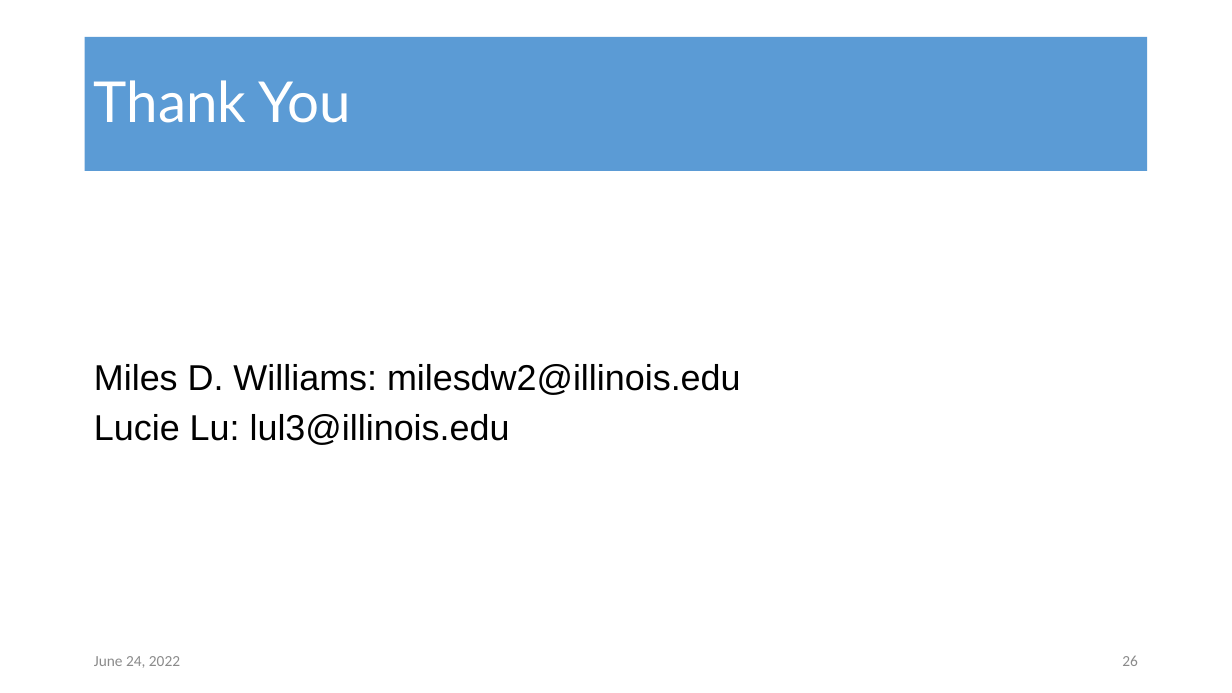
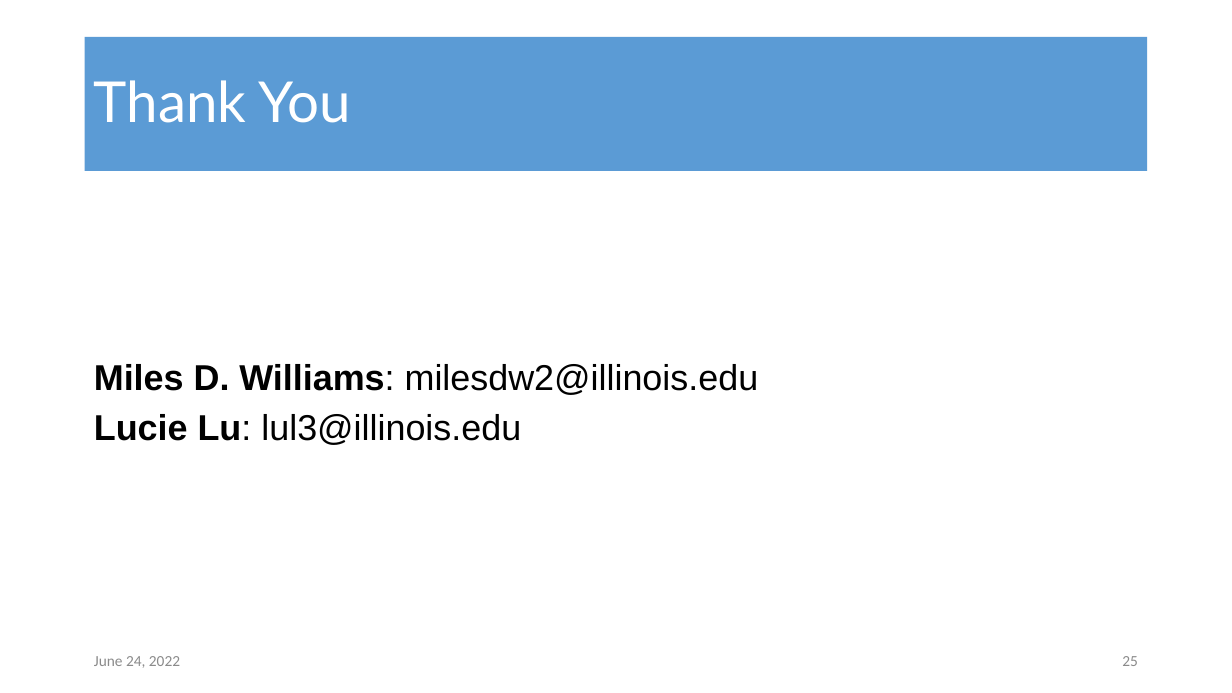
Before and after one commit to milesdwilliams15/chinese_media_and_foreign_aid, a slide deck: slide 25 of 05_Presentation/aiddata_presentation.pptx (slide 26 before the commit). Drawn at 1232x693 pixels with LibreOffice and Linux fonts; fonts in the diff are those of the drawing. Boxes give left, top, right and bottom in pixels: in the first picture for what was removed or moved away, otherwise in the second. Text is boxed around its words. In the diff, an @@ line names an element or a change of style, - is before the commit and + after.

```diff
--- a/05_Presentation/aiddata_presentation.pptx
+++ b/05_Presentation/aiddata_presentation.pptx
@@ text "Miles D. Williams: milesdw2@illinois.edu" at <box>94,364,759,445</box>: bold on in "Miles D. Williams:", "Lucie Lu:" @@
@@ page number at <box>1122,656,1138,666</box>: text changed @@
-26
+25
```
Also in this commit, not shown: 4 other slides changed, 1 slide removed, 7 other files.
